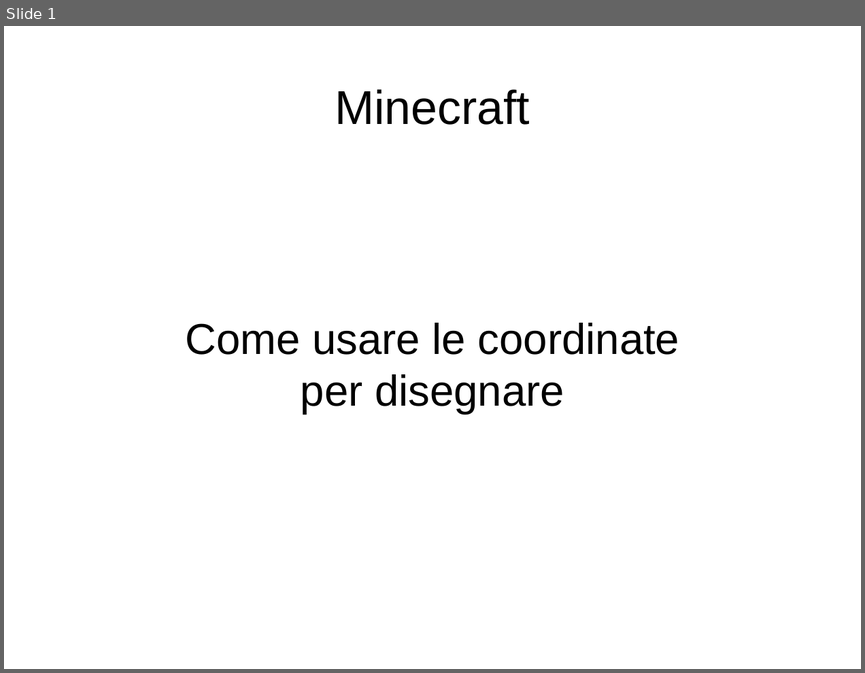
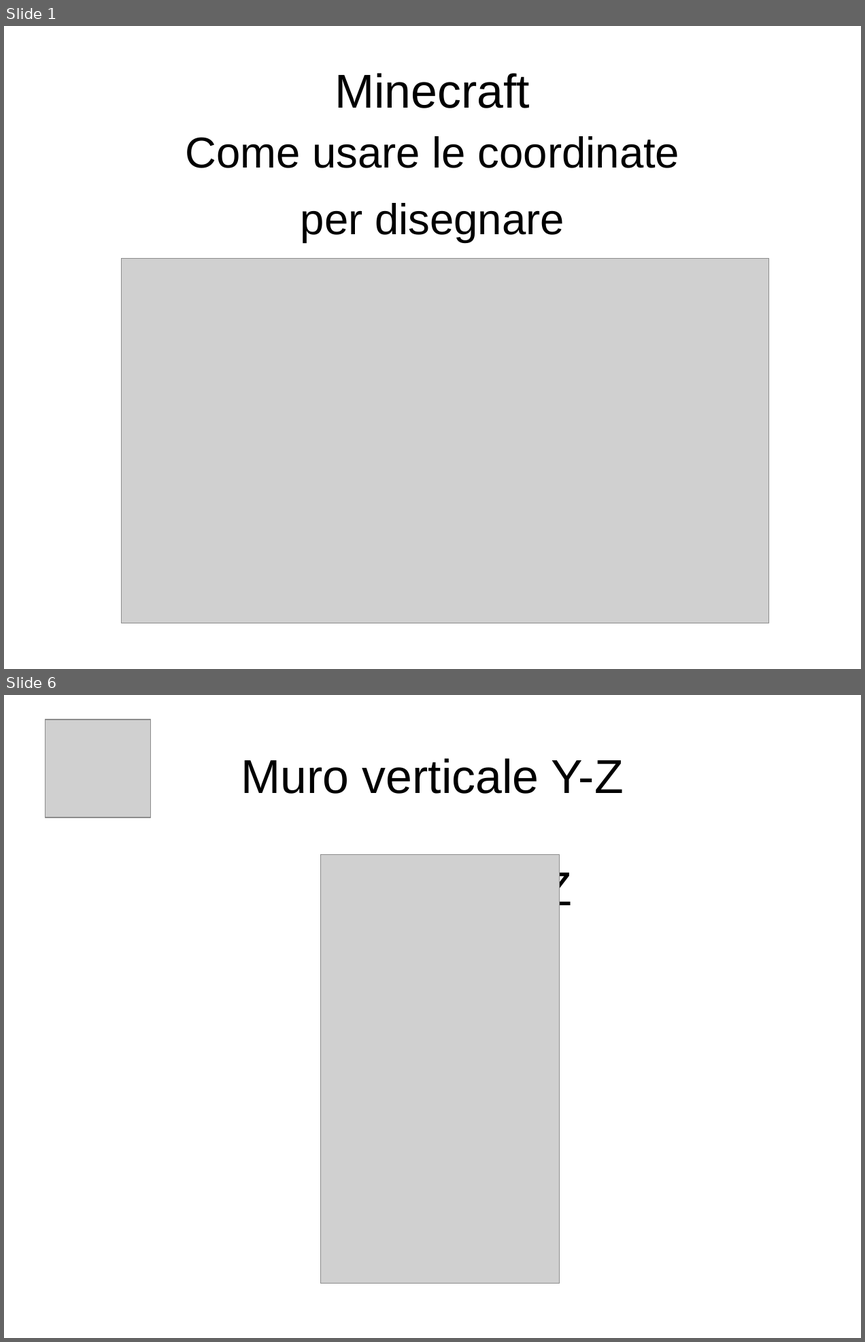
Before and after one commit to kronwiz/randomstuff, a slide deck: minecraft/uso_delle_coordinate.odp. Shown one above the other, each under a label of ours: slide 1 before the commit, slides 1 and 6 after it; the slides between them are not shown. The pictures are 865x673 and 865x1342 pixels, drawn with LibreOffice and Linux fonts; fonts in the diff are those of the drawing; grey boxes stand for pictures. Boxes give left, top, right and bottom in pixels: in the first picture for what was removed or moved away, otherwise in the second. Text is boxed around its words. In the diff, an @@ line names an element or a change of style, - is before the commit and + after.

Commit message:
Script per castello e documento di spiegazione delle coordinate.

```diff
--- a/minecraft/uso_delle_coordinate.odp
+++ b/minecraft/uso_delle_coordinate.odp
@@ slide 6 added at <box>4,695,861,1338</box>, background #FFFFFF @@
@@ picture added at <box>45,719,151,817</box> @@
@@ text added at <box>241,758,623,794</box>, 44 pt, text #000000 @@
+Muro verticale Y-Z
@@ picture added at <box>320,854,559,1283</box> @@
@@ text added at <box>458,867,572,914</box>, 44 pt, text #000000 @@
+0-Y-Z
@@ slide 1 changed as well @@
@@ title "Minecraft": place and size @@
-title "Minecraft" at <box>334,89,530,125</box>
+title "Minecraft" at <box>334,73,530,108</box>
@@ subtitle "Come usare le coordinate": place and size @@
-subtitle "Come usare le coordinate" at <box>186,322,679,414</box>
+subtitle "Come usare le coordinate" at <box>186,136,679,242</box>
@@ subtitle "Come usare le coordinate" at <box>186,136,679,242</box>: more space between paragraphs @@
@@ picture added at <box>122,259,769,623</box> @@
```
Also in this commit, not shown: 1 other slide changed, 5 other slides added, 3 slides removed, 1 other file.
